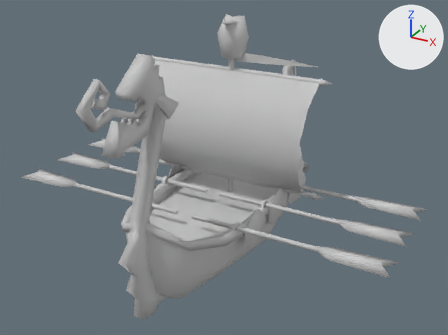
Renders of the FBX model CCB/res3d/ship/ship_3_skin.FBX from each side of a commit.
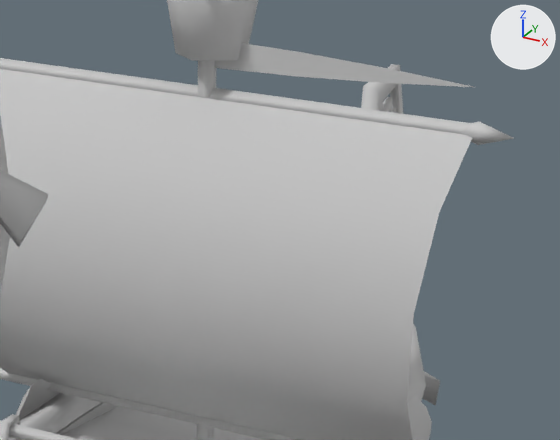
Each version is shown whole from a 50 mm camera at (191.0, -347.0, 229.0) aimed at (-1.0, 3.0, 54.0), then close up on the part from 36% to 78% of the width and 11% to 55% of the height. Arrows for +X, +Y and +Z are at upper right; the lights stay in place. Vertices at the same position are counted once.
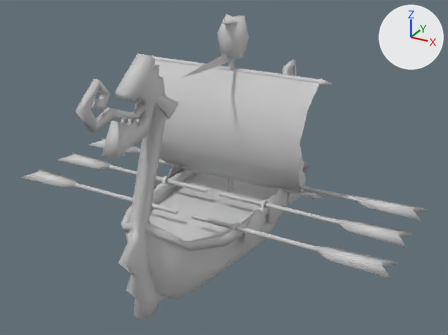
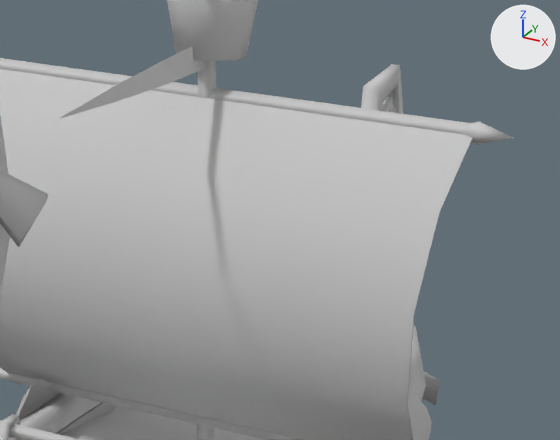
The newer file is also turned or shifted as a whole; pictures and numbers use the older file's frame.

What differs and where, as boxes (x1, y1, x2, y2) in the close-ups (560 x 440 px):
part 1 of me_mesh, built on: before (215, 43, 473, 87); after (59, 47, 473, 440)

Diff of the bpy script that builds the scene:
```diff
--- a/CCB/res3d/ship/ship_3_skin.FBX.py
+++ b/CCB/res3d/ship/ship_3_skin.FBX.py
@@ me_mesh @@
 # used by ob_box001; location = (0.0, 0.0, 0.0)
-me_mesh.from_pydata(...)  # 805 vertices, 1169 faces; spans x -134.0..135.0, y -140.0..165.0, z -14.0..157.0
+me_mesh.from_pydata(...)  # 855 vertices, 1211 faces; spans x -134.0..135.0, y -140.0..165.0, z -14.0..157.0
+# me_mesh part 1
+# 5 vertices move from x 22.0..62.0, y 12.0, z 128.0..134.0 to x 0.0, y -50.0..-9.0, z 129.0..134.0
+# 19 vertices are added at x -63.0..63.0, y -50.0..12.0, z 44.0..134.0
+# 15 new faces join them
 me_mesh.materials.append(mat_02___default)
```
